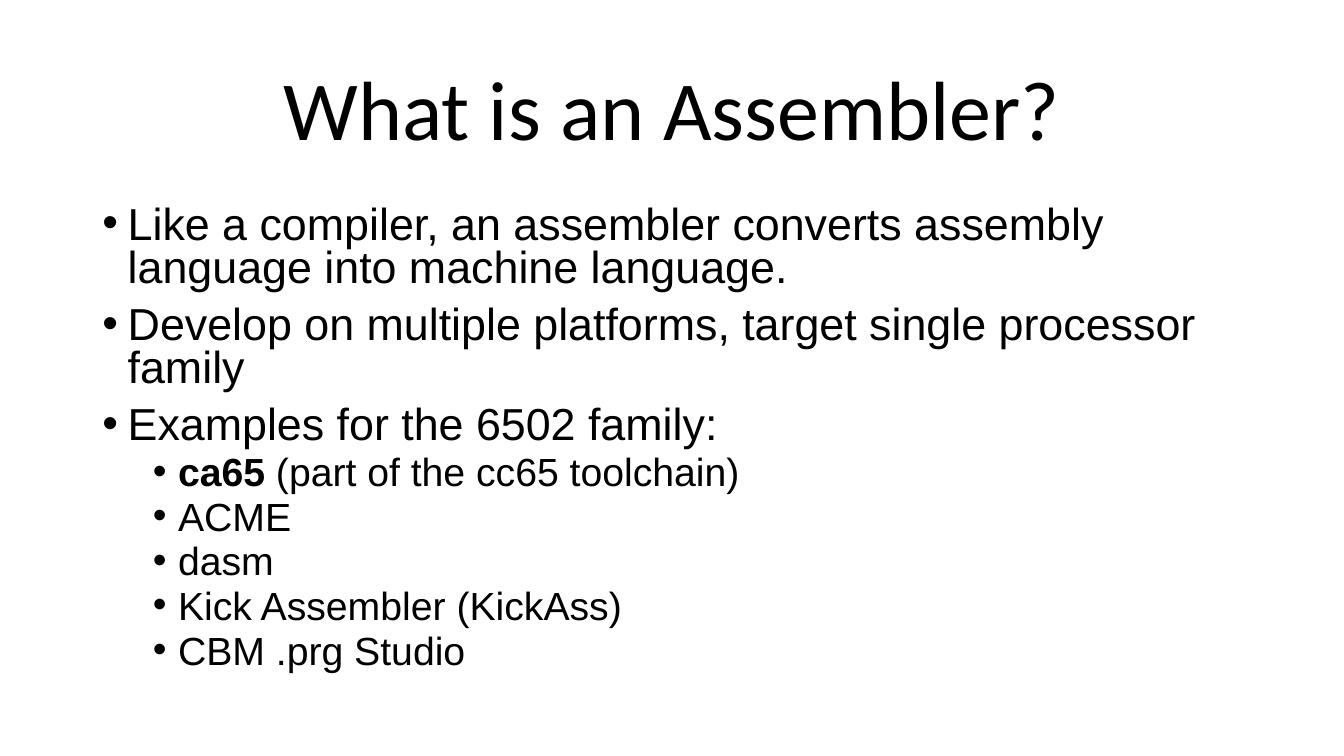
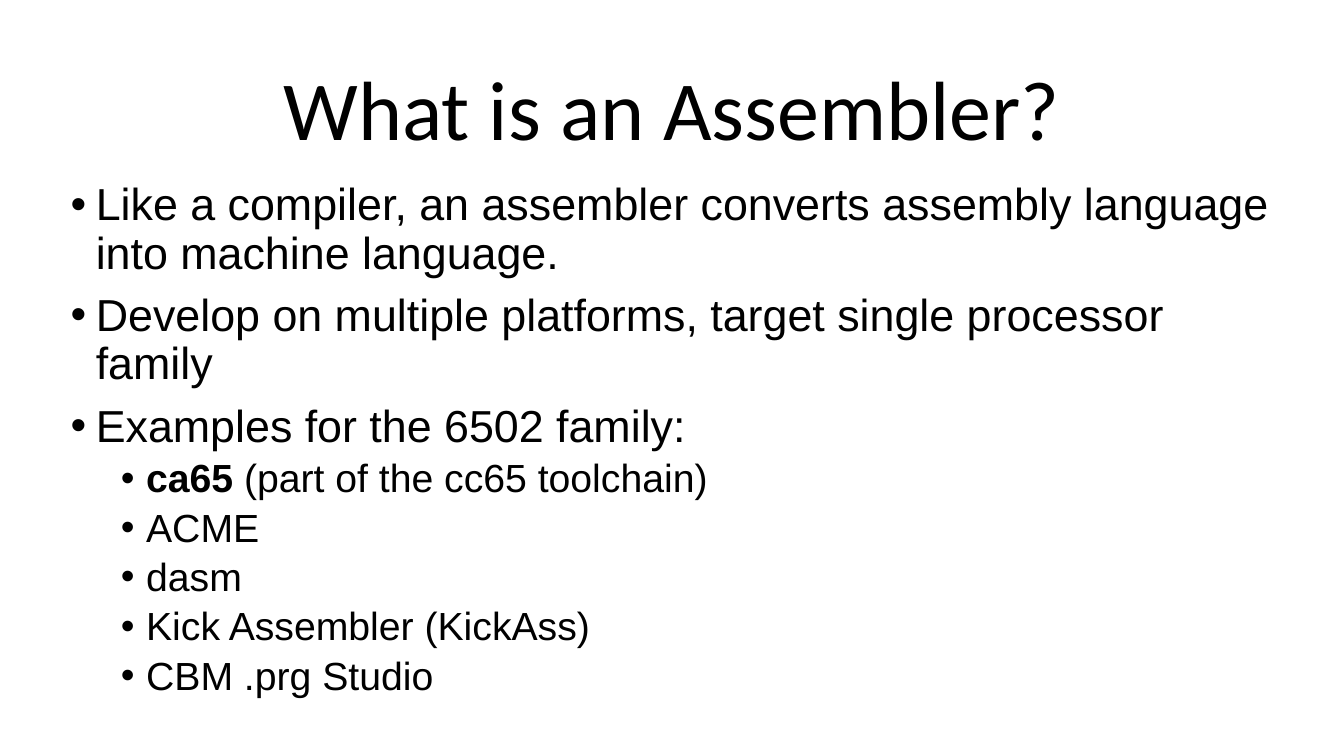
Before and after one commit to SlithyMatt/x16-assembly-tutorial, a slide deck: slide 3 of Lesson1/Lesson1.odp. Drawn at 1344x756 pixels with LibreOffice and Linux fonts; fonts in the diff are those of the drawing. Boxes give left, top, right and bottom in pixels: in the first picture for what was removed or moved away, otherwise in the second. Text is boxed around its words. In the diff, an @@ line names an element or a change of style, - is before the commit and + after.

```diff
--- a/Lesson1/Lesson1.odp
+++ b/Lesson1/Lesson1.odp
@@ text "Like a compiler, an assembler ...": place and size @@
-text "Like a compiler, an assembler ..." at [128, 207, 1196, 673]
+text "Like a compiler, an assembler ..." at [96, 187, 1268, 698]
@@ text "Like a compiler, an assembler ..." at [96, 187, 1268, 698]: line spacing 0.8 to 0.9 @@
```
Also in this commit, not shown: 1 other slide changed, 1 other file.
